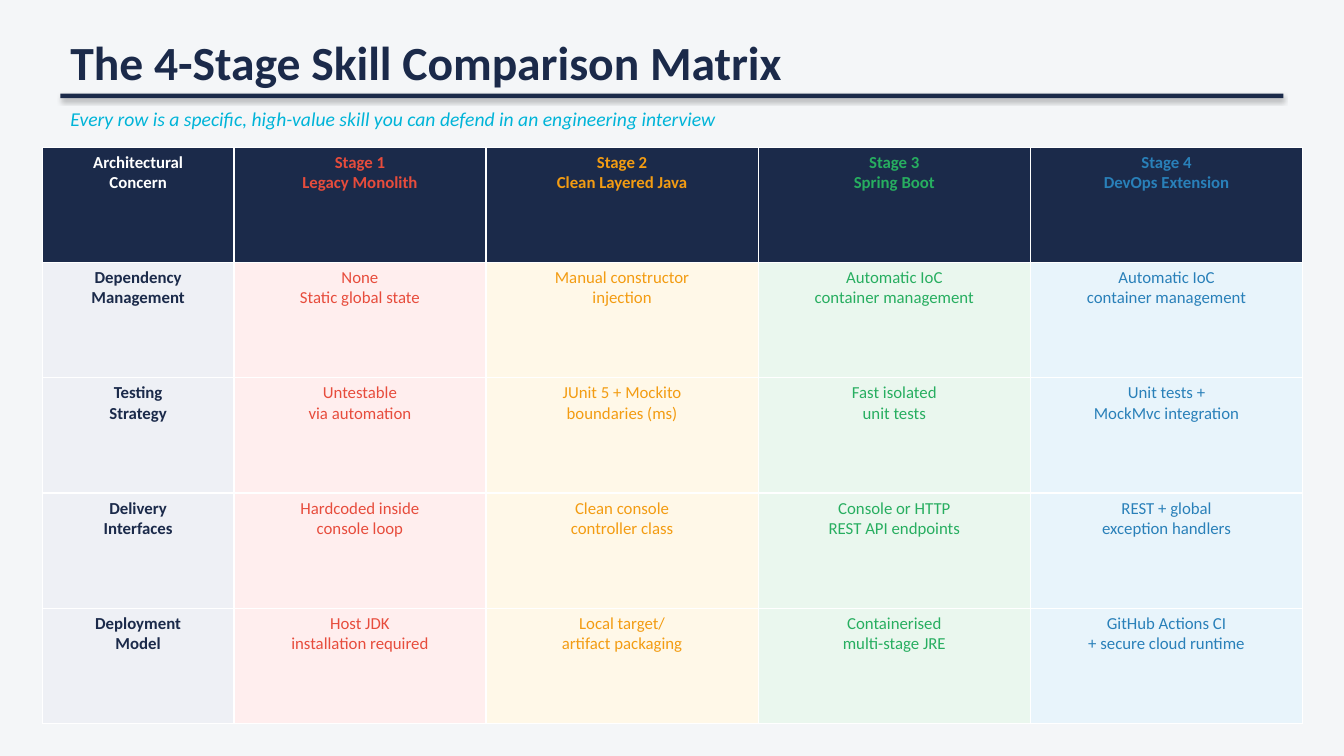
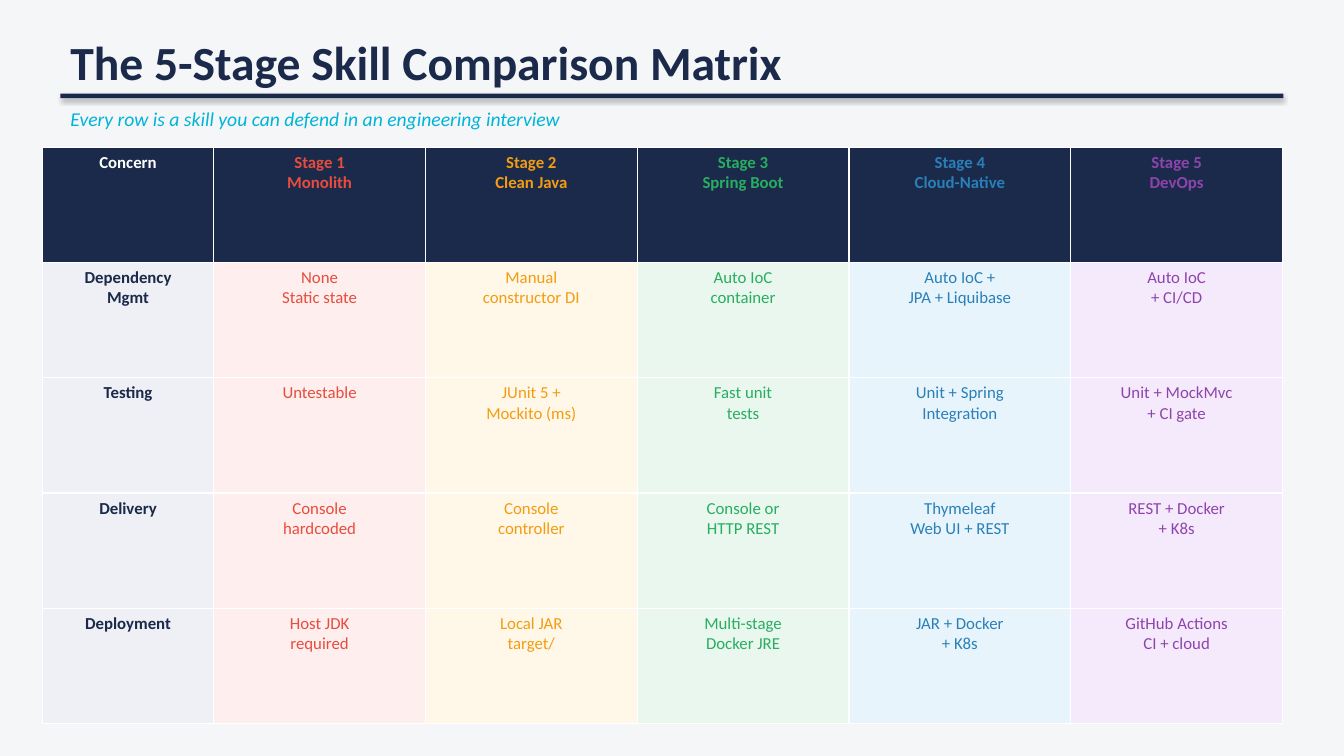
Before and after one commit to anandapalani/FTC, a slide deck: slide 14 of Enterprise_Java_Masterclass.pptx (slide 11 before the commit). Drawn at 1344x756 pixels with LibreOffice and Linux fonts; fonts in the diff are those of the drawing. Boxes give left, top, right and bottom in pixels: in the first picture for what was removed or moved away, otherwise in the second. Text is boxed around its words. In the diff, an @@ line names an element or a change of style, - is before the commit and + after.

Commit message:
Add cloud native module, demo guide, and update pom files

```diff
--- a/Enterprise_Java_Masterclass.pptx
+++ b/Enterprise_Java_Masterclass.pptx
@@ text at (70, 46, 781, 88): text changed @@
-The 4-Stage Skill Comparison Matrix
+The 5-Stage Skill Comparison Matrix
@@ text at (70, 112, 560, 130): text changed @@
-Every row is a specific, high-value skill you can defend in an engineering interview
+Every row is a skill you can defend in an engineering interview
@@ table at (42, 147, 1282, 724) @@
-column 1: Architectural / Concern | Dependency / Management | Testing / Strategy | Delivery / Interfaces | Deployment / Model
-column 2: Stage 1 / Legacy Monolith | None / Static global state | Untestable / via automation | Hardcoded inside / console loop | Host JDK / installation required
-column 3: Stage 2 / Clean Layered Java | Manual constructor / injection | JUnit 5 + Mockito / boundaries (ms) | Clean console / controller class | Local target/ / artifact packaging
-column 4: Stage 3 / Spring Boot | Automatic IoC / container management | Fast isolated / unit tests | Console or HTTP / REST API endpoints | Containerised / multi-stage JRE
-column 5: Stage 4 / DevOps Extension | Automatic IoC / container management | Unit tests + / MockMvc integration | REST + global / exception handlers | GitHub Actions CI / + secure cloud runtime
+column 1: Concern | Dependency / Mgmt | Testing | Delivery | Deployment
+column 2: Stage 1 / Monolith | None / Static state | Untestable | Console / hardcoded | Host JDK / required
+column 3: Stage 2 / Clean Java | Manual / constructor DI | JUnit 5 + / Mockito (ms) | Console / controller | Local JAR / target/
+column 4: Stage 3 / Spring Boot | Auto IoC / container | Fast unit / tests | Console or / HTTP REST | Multi-stage / Docker JRE
+column 5: Stage 4 / Cloud-Native | Auto IoC + / JPA + Liquibase | Unit + Spring / Integration | Thymeleaf / Web UI + REST | JAR + Docker / + K8s
+column 6: Stage 5 / DevOps | Auto IoC / + CI/CD | Unit + MockMvc / + CI gate | REST + Docker / + K8s | GitHub Actions / CI + cloud
@@ table: place and size @@
-table at (42, 147, 1303, 724)
+table at (42, 147, 1282, 724)
```
Also in this commit, not shown: 6 other slides changed, 8 slides added, 5 slides removed, 16 other files.
